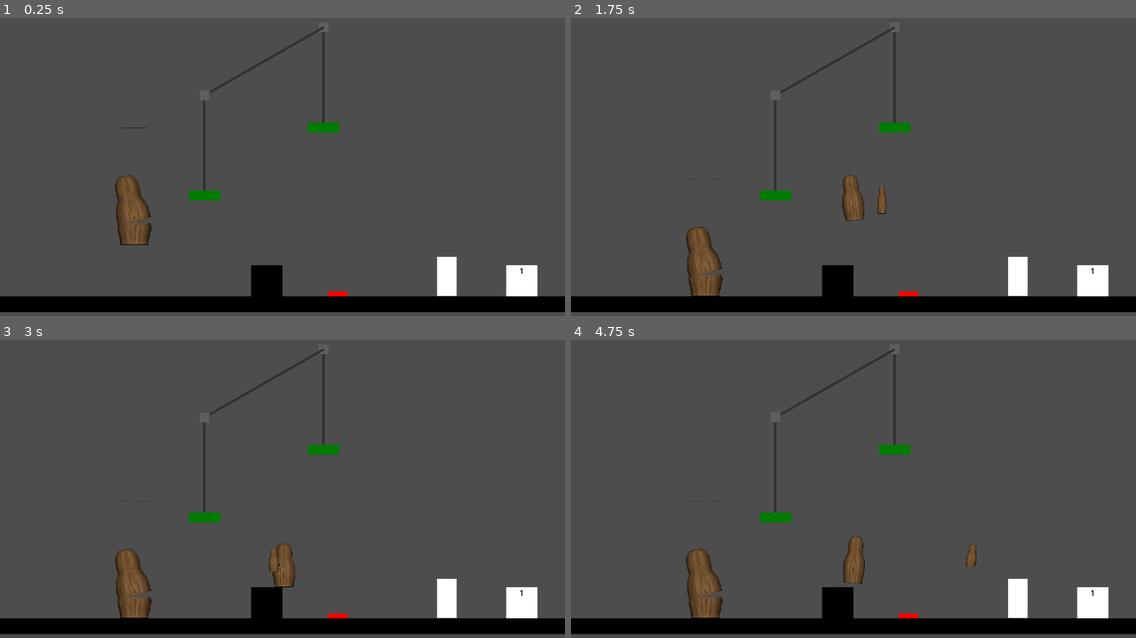
Above: before the commit, frames 1-4 (two rows, left to right).
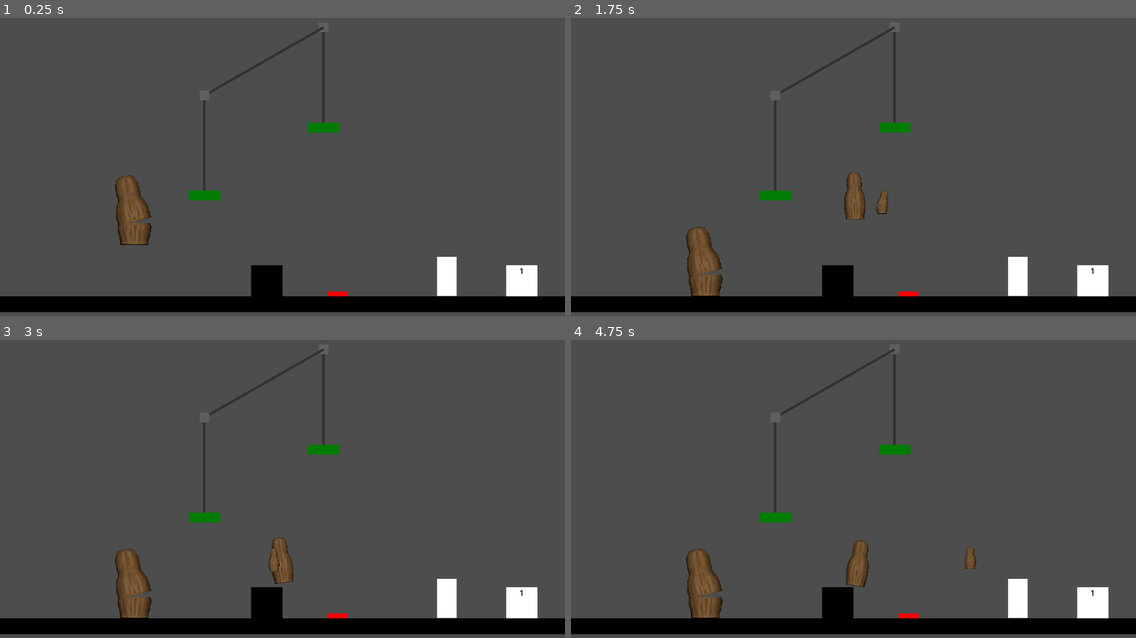
Above: after the commit, the same moments.

Repository: SethHDavis99/GMTK2024
Game: Godot game, scene res://levels/main.tscn
Two runs of this game, one before a commit and one after it. Both use one fixed random seed, a clock stepped at 60 frames per second and the inputs below.
Inputs (mouse positions are in pixels of both pictures, inside the frame that each line leads up to):
- Up to frame 1 (0.25 s): no input
- Up to frame 2 (1.75 s): move the mouse to (706, 259) at 0.52 s; hold Space (pop) 0.53-1.28 s; hold D (move_right) from 0.53 s (still down); tap W (jump) at 0.77, 1.52 s; move the mouse to (808, 226) at 1.27 s; click (808, 226) at 1.35 s; tap Space (pop) at 1.55 s
- Up to frame 3 (3 s): move the mouse to (350, 489) at 2.02 s; release D (move_right) at 2.03 s; hold A (move_left) 2.03-2.78 s; hold Space (pop) 2.03-2.78 s; move the mouse to (254, 542) at 2.77 s; hold D (move_right) from 2.78 s (still down); tap Space (pop) at 2.85 s
- Up to frame 4 (4.75 s): tap W (jump) at 3.02, 3.77, 4.52 s; move the mouse to (1023, 527) at 3.52 s; press the mouse at (1023, 527) at 3.53 s; tap Space (pop) at 3.8, 4.35 s; move the mouse to (684, 432) at 4.27 s; release D (move_right) at 4.28 s; release the mouse at (684, 432) at 4.28 s; hold A (move_left) from 4.28 s (still down)

The runs differ from the first frame. In frame 2, 0.3% of the frame differs, in the area x 21-57%, y 51-69%; in frame 3, 0.2%; in frame 4, 0.5%, in the area x 21-72%, y 53-83%.

Commit message:
Added 2 jumps and IDLE anim

Diff:
--- a/objects/player.tscn
+++ b/objects/player.tscn
@@ -19,7 +19,7 @@
 position = Vector2(0, -160)
 sprite_frames = ExtResource("1_01bsf")
 animation = &"R_OpenUp"
-frame_progress = 0.801319
+frame_progress = 0.26832
 
 [node name="CollisionShape2D" type="CollisionShape2D" parent="."]
 position = Vector2(0, -89)
--- a/sprites/player_anim.tres
+++ b/sprites/player_anim.tres
@@ -1,8 +1,60 @@
-[gd_resource type="SpriteFrames" load_steps=25 format=3 uid="uid://bstl8yolb5enr"]
+[gd_resource type="SpriteFrames" load_steps=41 format=3 uid="uid://bstl8yolb5enr"]
 
 [ext_resource type="Texture2D" uid="uid://bdjwr2nuywpq7" path="res://sprites/player.png" id="1_c1icr"]
 [ext_resource type="Texture2D" uid="uid://qyg70w8c7j7c" path="res://animation/Doll_Anim.png" id="1_j2gnj"]
 
+[sub_resource type="AtlasTexture" id="AtlasTexture_sx2yy"]
+atlas = ExtResource("1_j2gnj")
+region = Rect2(0, 960, 320, 320)
+
+[sub_resource type="AtlasTexture" id="AtlasTexture_je710"]
+atlas = ExtResource("1_j2gnj")
+region = Rect2(320, 960, 320, 320)
+
+[sub_resource type="AtlasTexture" id="AtlasTexture_i2eak"]
+atlas = ExtResource("1_j2gnj")
+region = Rect2(640, 960, 320, 320)
+
+[sub_resource type="AtlasTexture" id="AtlasTexture_mtmu8"]
+atlas = ExtResource("1_j2gnj")
+region = Rect2(960, 960, 320, 320)
+
+[sub_resource type="AtlasTexture" id="AtlasTexture_testt"]
+atlas = ExtResource("1_j2gnj")
+region = Rect2(1280, 960, 320, 320)
+
+[sub_resource type="AtlasTexture" id="AtlasTexture_ihgbn"]
+atlas = ExtResource("1_j2gnj")
+region = Rect2(0, 1280, 320, 320)
+
+[sub_resource type="AtlasTexture" id="AtlasTexture_5yvw6"]
+atlas = ExtResource("1_j2gnj")
+region = Rect2(320, 1280, 320, 320)
+
+[sub_resource type="AtlasTexture" id="AtlasTexture_rm8wk"]
+atlas = ExtResource("1_j2gnj")
+region = Rect2(640, 1280, 320, 320)
+
+[sub_resource type="AtlasTexture" id="AtlasTexture_t7d1o"]
+atlas = ExtResource("1_j2gnj")
+region = Rect2(960, 1280, 320, 320)
+
+[sub_resource type="AtlasTexture" id="AtlasTexture_cer22"]
+atlas = ExtResource("1_j2gnj")
+region = Rect2(960, 320, 320, 320)
+
+[sub_resource type="AtlasTexture" id="AtlasTexture_hfcat"]
+atlas = ExtResource("1_j2gnj")
+region = Rect2(1280, 320, 320, 320)
+
+[sub_resource type="AtlasTexture" id="AtlasTexture_j6wpa"]
+atlas = ExtResource("1_j2gnj")
+region = Rect2(1600, 320, 320, 320)
+
+[sub_resource type="AtlasTexture" id="AtlasTexture_n6pyx"]
+atlas = ExtResource("1_j2gnj")
+region = Rect2(640, 320, 320, 320)
+
 [sub_resource type="AtlasTexture" id="AtlasTexture_diss6"]
 atlas = ExtResource("1_j2gnj")
 region = Rect2(0, 320, 320, 320)
@@ -27,6 +79,18 @@
 atlas = ExtResource("1_j2gnj")
 region = Rect2(1600, 320, 320, 320)
 
+[sub_resource type="AtlasTexture" id="AtlasTexture_pk317"]
+atlas = ExtResource("1_j2gnj")
+region = Rect2(0, 320, 320, 320)
+
+[sub_resource type="AtlasTexture" id="AtlasTexture_61ot4"]
+atlas = ExtResource("1_j2gnj")
+region = Rect2(320, 320, 320, 320)
+
+[sub_resource type="AtlasTexture" id="AtlasTexture_0ig0f"]
+atlas = ExtResource("1_j2gnj")
+region = Rect2(640, 320, 320, 320)
+
 [sub_resource type="AtlasTexture" id="AtlasTexture_wa7yo"]
 atlas = ExtResource("1_j2gnj")
 region = Rect2(0, 640, 320, 320)
@@ -59,9 +123,9 @@
 atlas = ExtResource("1_j2gnj")
 region = Rect2(2240, 640, 320, 320)
 
-[sub_resource type="AtlasTexture" id="AtlasTexture_wu7de"]
-atlas = ExtResource("1_j2gnj")
-region = Rect2(2240, 320, 320, 320)
+[sub_resource type="AtlasTexture" id="AtlasTexture_hudur"]
+atlas = ExtResource("1_j2gnj")
+region = Rect2(2240, 960, 320, 320)
 
 [sub_resource type="AtlasTexture" id="AtlasTexture_1n1w6"]
 atlas = ExtResource("1_j2gnj")
@@ -95,6 +159,60 @@
 animations = [{
 "frames": [{
 "duration": 1.0,
+"texture": SubResource("AtlasTexture_sx2yy")
+}, {
+"duration": 1.0,
+"texture": SubResource("AtlasTexture_je710")
+}, {
+"duration": 1.0,
+"texture": SubResource("AtlasTexture_i2eak")
+}, {
+"duration": 1.0,
+"texture": SubResource("AtlasTexture_mtmu8")
+}, {
+"duration": 1.0,
+"texture": SubResource("AtlasTexture_testt")
+}, {
+"duration": 1.0,
+"texture": SubResource("AtlasTexture_ihgbn")
+}, {
+"duration": 1.0,
+"texture": SubResource("AtlasTexture_5yvw6")
+}, {
+"duration": 1.0,
+"texture": SubResource("AtlasTexture_rm8wk")
+}, {
+"duration": 1.0,
+"texture": SubResource("AtlasTexture_t7d1o")
+}],
+"loop": true,
+"name": &"IDLE",
+"speed": 12.0
+}, {
+"frames": [{
+"duration": 1.0,
+"texture": SubResource("AtlasTexture_cer22")
+}, {
+"duration": 1.0,
+"texture": SubResource("AtlasTexture_hfcat")
+}, {
+"duration": 1.0,
+"texture": SubResource("AtlasTexture_j6wpa")
+}],
+"loop": true,
+"name": &"JumpDown",
+"speed": 12.0
+}, {
+"frames": [{
+"duration": 1.0,
+"texture": SubResource("AtlasTexture_n6pyx")
+}],
+"loop": true,
+"name": &"JumpHold",
+"speed": 5.0
+}, {
+"frames": [{
+"duration": 1.0,
 "texture": SubResource("AtlasTexture_diss6")
 }, {
 "duration": 1.0,
@@ -111,10 +229,19 @@
 }, {
 "duration": 1.0,
 "texture": SubResource("AtlasTexture_5cdi5")
+}, {
+"duration": 1.0,
+"texture": SubResource("AtlasTexture_pk317")
+}, {
+"duration": 1.0,
+"texture": SubResource("AtlasTexture_61ot4")
+}, {
+"duration": 1.0,
+"texture": SubResource("AtlasTexture_0ig0f")
 }],
 "loop": false,
-"name": &"Jump",
-"speed": 10.0
+"name": &"JumpUp",
+"speed": 12.0
 }, {
 "frames": [{
 "duration": 1.0,
@@ -142,11 +269,11 @@
 "texture": SubResource("AtlasTexture_1ymj7")
 }, {
 "duration": 1.0,
-"texture": SubResource("AtlasTexture_wu7de")
+"texture": SubResource("AtlasTexture_hudur")
 }],
 "loop": true,
 "name": &"R_OpenUp",
-"speed": 10.0
+"speed": 12.0
 }, {
 "frames": [{
 "duration": 1.0,
Binary file changed: animation/Doll_Anim.png
Not shown, changed: animation/Doll_Anim.png~
